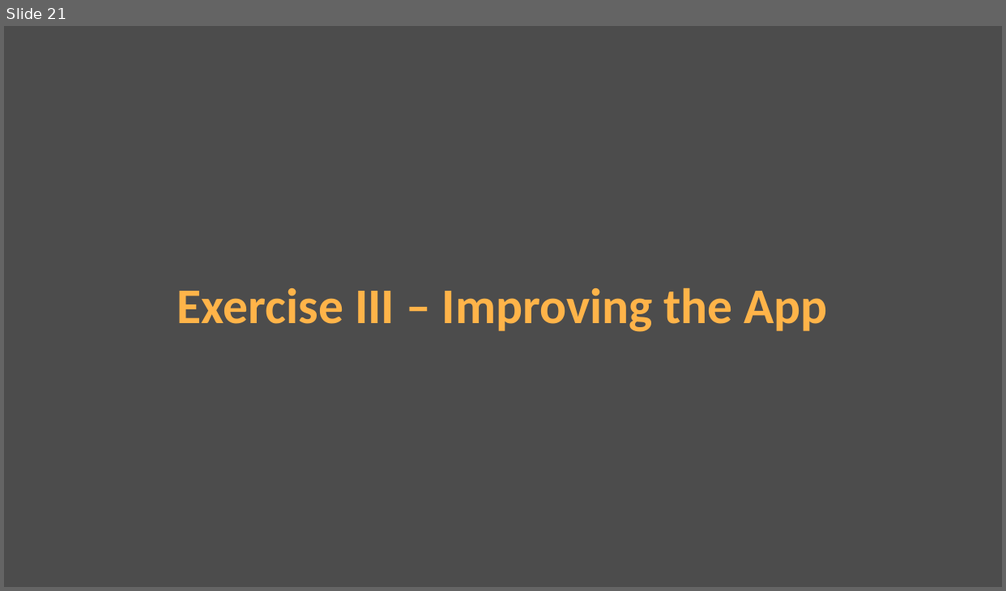
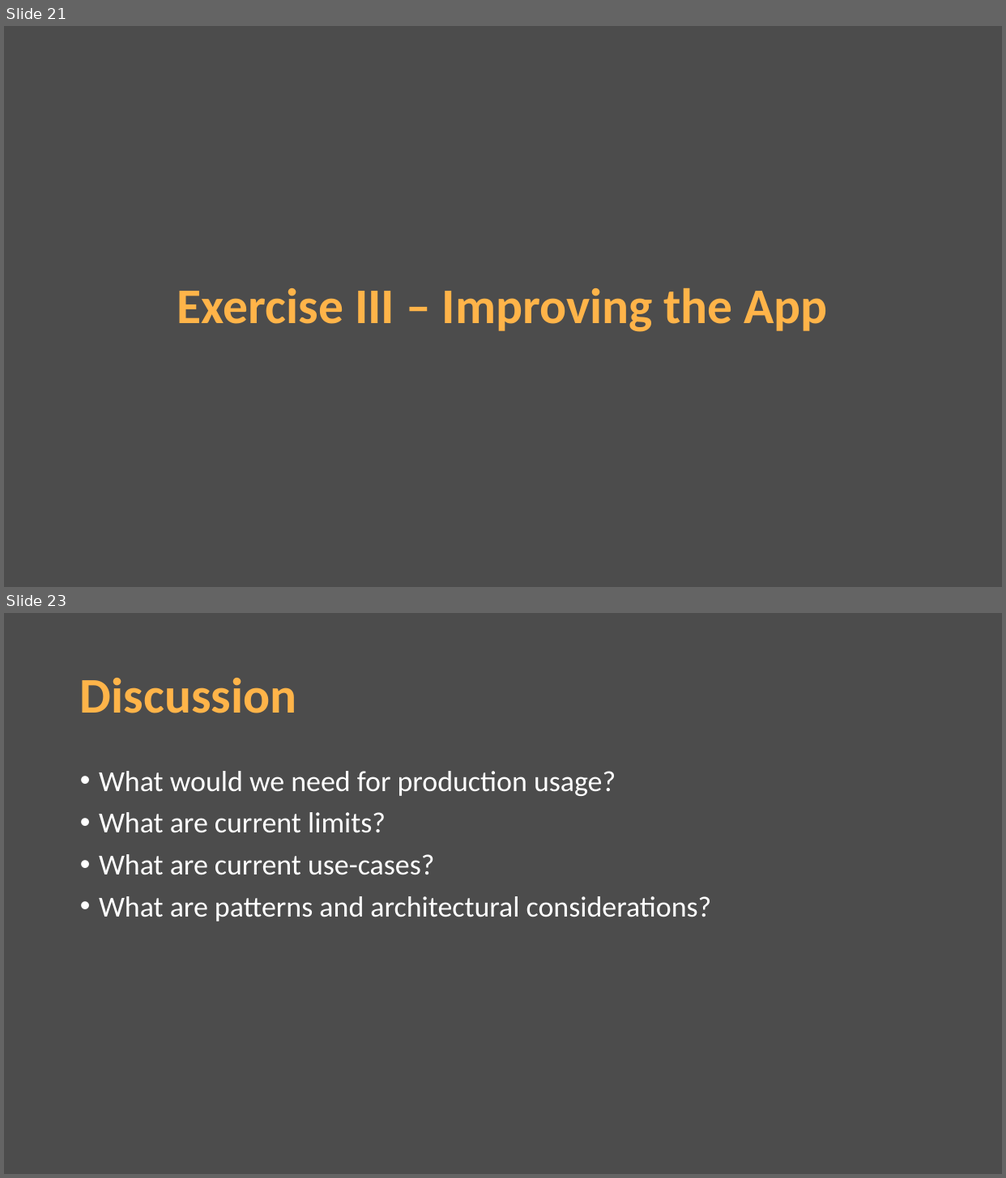
Before and after one commit to alexksbr/server-components-demo, a slide deck: presentation.pptx. Shown one above the other, each under a label of ours: slide 21 before the commit, slides 21 and 23 after it; the slides between them are not shown. The pictures are 1006x591 and 1006x1178 pixels, drawn with LibreOffice and Linux fonts; fonts in the diff are those of the drawing. Boxes give left, top, right and bottom in pixels: in the first picture for what was removed or moved away, otherwise in the second. Text is boxed around its words. In the diff, an @@ line names an element or a change of style, - is before the commit and + after.

Commit message:
add discussion slide

```diff
--- a/presentation.pptx
+++ b/presentation.pptx
@@ slide 23 added at box(4, 613, 1002, 1174), background #000000 at 70% opacity @@
@@ title added at box(80, 678, 296, 713), 48 pt, text #FFB449, bold @@
+Discussion
@@ text added at box(99, 771, 712, 922), 28 pt, text #FFFFFF @@
+• What would we need for production usage?
+• What are current limits?
+• What are current use-cases?
+• What are patterns and architectural considerations?
```
Also in this commit, not shown: 1 other slide added.
